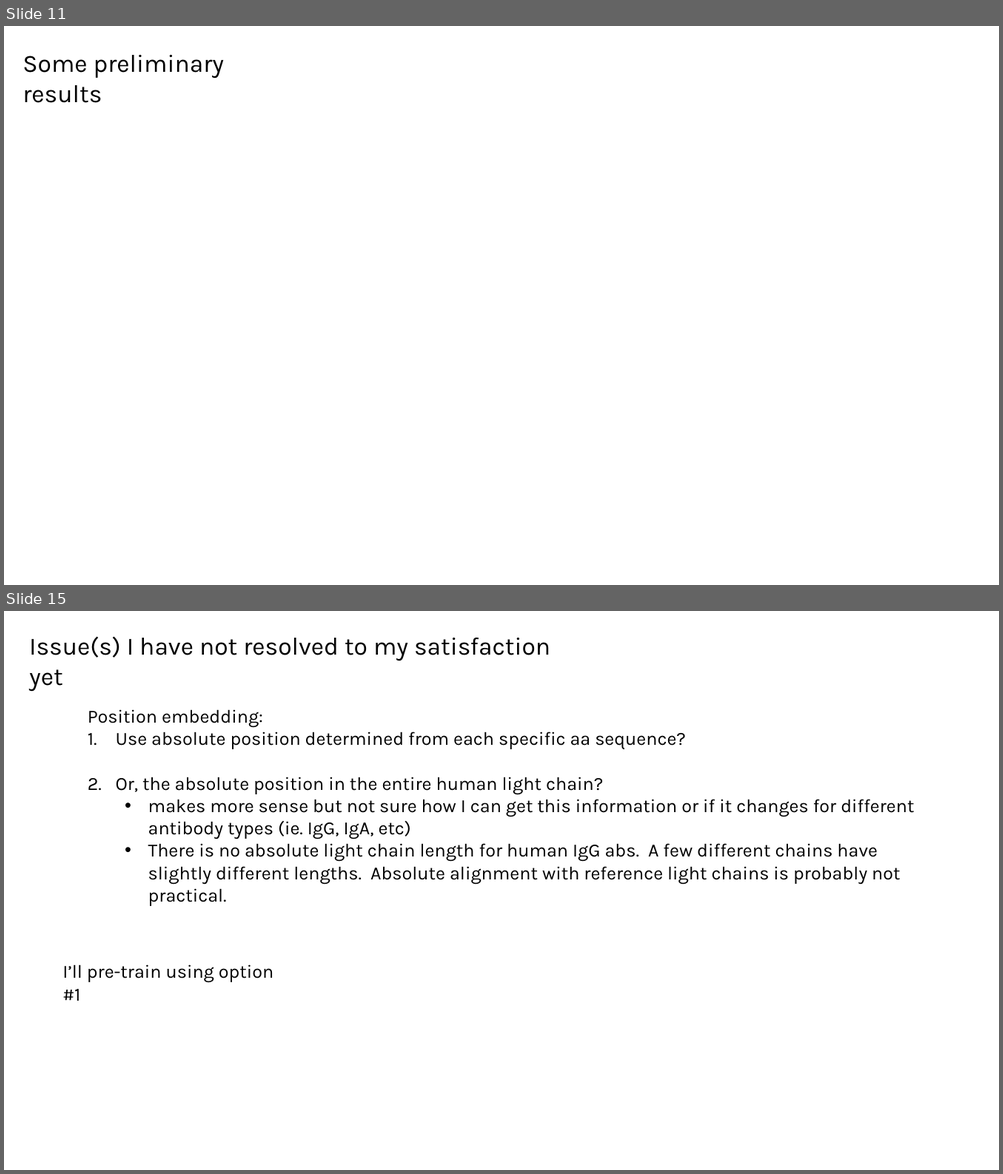
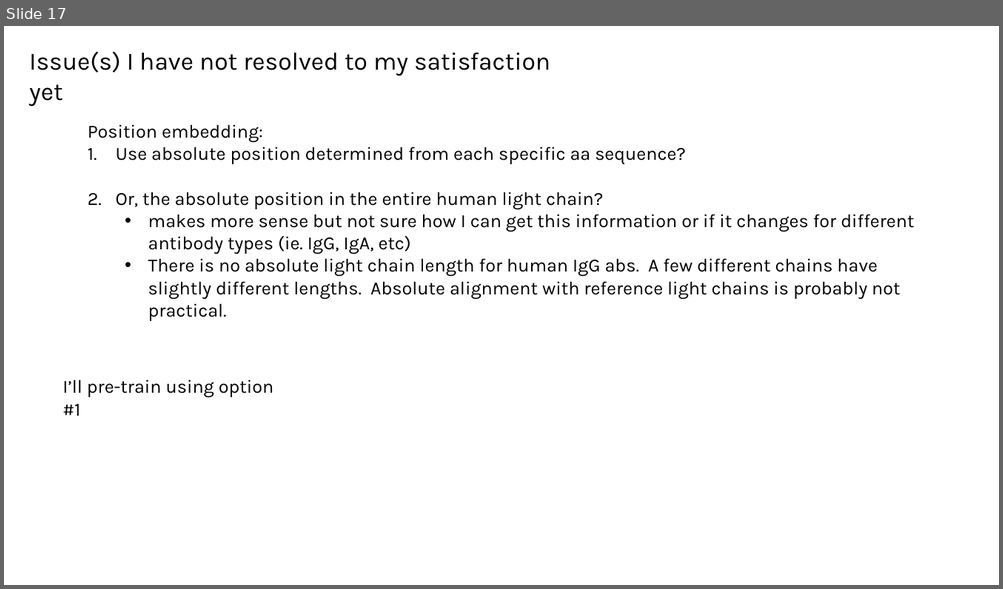
Before and after one commit to planaria158/BERT-antibody-antigen-binding-energy, a slide deck: Homework-aAlphaBio.pptx. Shown one above the other, each under a label of ours: slides 11 and 15 before the commit, slide 17 after it; the slides between them are not shown. The pictures are 1003x1174 and 1003x589 pixels, drawn with LibreOffice and Linux fonts; fonts in the diff are those of the drawing. Boxes give left, top, right and bottom in pixels: in the first picture for what was removed or moved away, otherwise in the second. Text is boxed around its words. In the diff, an @@ line names an element or a change of style, - is before the commit and + after.

```diff
--- a/Homework-aAlphaBio.pptx
+++ b/Homework-aAlphaBio.pptx
@@ slide 11 removed at (4,26,999,585), background #FFFFFF @@
@@ text removed at (22,55,224,103) @@
-Some preliminary results
@@ what was slide 15 is now slide 17 @@
```
Also in this commit, not shown: 7 slides changed, 5 slides added, 2 other slides removed.
